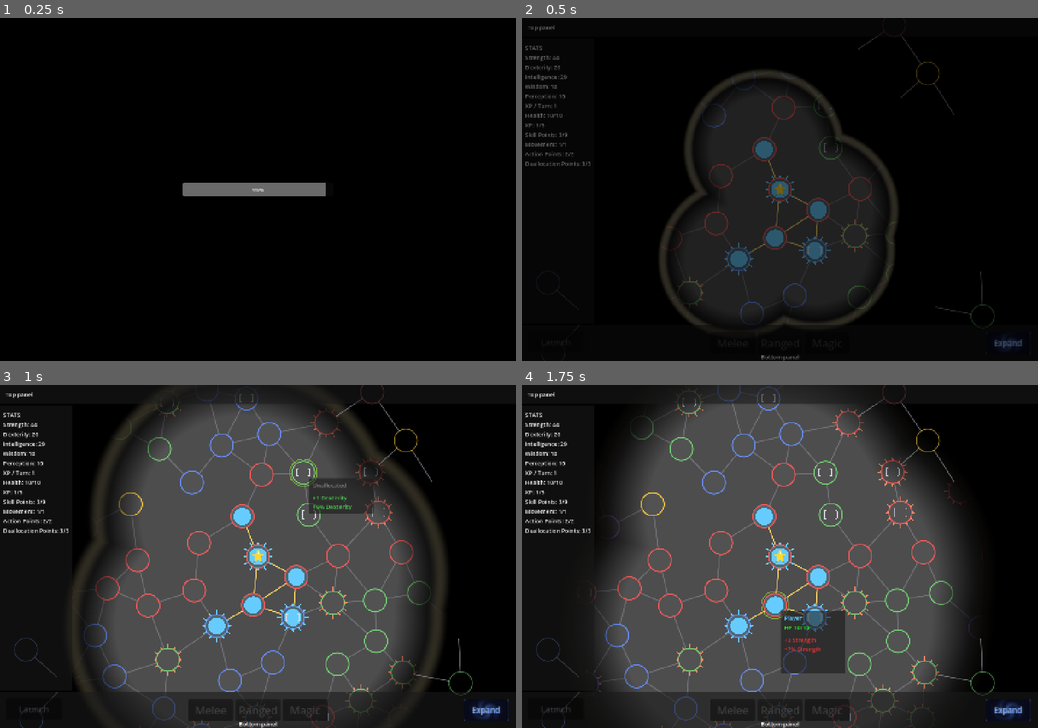
Above: before the commit, frames 1-4 (two rows, left to right).
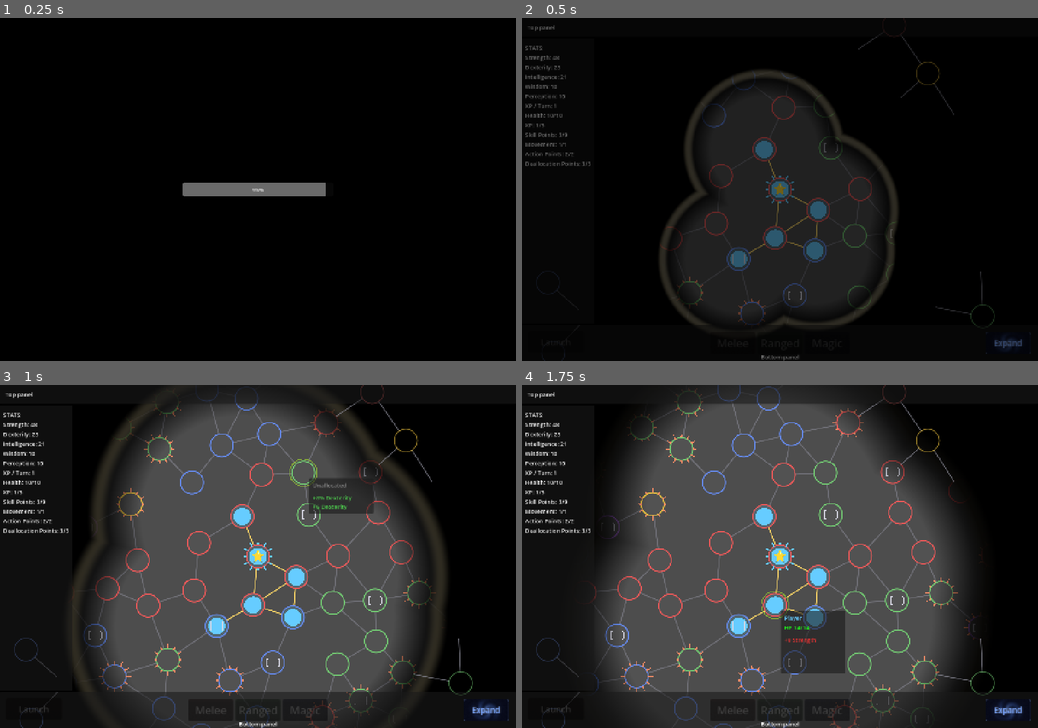
Above: after the commit, the same moments.

Repository: Koaieus/skill-tree-of-life
Game: Godot game, scene res://scenes/first_level_sandbox.tscn
Two runs of this game, one before a commit and one after it. Both use one fixed random seed, a clock stepped at 60 frames per second and the inputs below. This scene is started directly instead of the project's main scene.
Inputs (mouse positions are in pixels of both pictures, inside the frame that each line leads up to):
- Up to frame 1 (0.25 s): no input
- Up to frame 2 (0.5 s): no input
- Up to frame 3 (1 s): tap Enter at 0.5 s; drag from (258, 556) to (304, 474) at 0.52 s
- Up to frame 4 (1.75 s): drag from (862, 556) to (774, 604) at 1.27 s

Frame 1 is identical in both runs. In frame 2, 0.2% of the frame differs, in the area x 6-72%, y 11-90%; in frame 3, 0.7%; in frame 4, 0.7%, in the area x 6-88%, y 2-100%.

Commit message:
tune(procgen): boost high-tier weights so affordable big rolls dominate
Old curves had T5 at weight 0.2 vs T1 at 10 — top tier was unreachable in
practice even on rim nodes with budget to spare. New curves track cost:

  T1   cost  1   weight  3
  T2   cost  3   weight  5
  T3   cost  9   weight 10
  T4   cost 27   weight 20
  T5   cost 81   weight 30

A high-budget node now mostly picks T4-T5 in its first slot; what budget
remains naturally feeds smaller slots. Low-budget nodes are unchanged
mechanically (only T1 affordable, weight irrelevant when uncontested).

Applied to all PRIMARY pools across strength / dexterity / intelligence /
wisdom / perception, plus defensive and the in-pack mana/mana_per_turn/
xp_per_turn pools. INT INCREASE negative tiers kept at original weights
(0.3/0.8/2.5) — they're the spice, not boosted with positives.

Co-Authored-By: Claude Opus 4.7 <noreply@anthropic.com>

Diff:
--- a/procgen/pools/defensive.tres
+++ b/procgen/pools/defensive.tres
@@ -1,13 +1,15 @@
-[gd_resource type="Resource" script_class="StatPack" format=3 uid="uid://cjqtijp5jtwdb"]
+[gd_resource type="Resource" script_class="StatPack" load_steps=13 format=3 uid="uid://cjqtijp5jtwdb"]
 
-[ext_resource type="Script" uid="uid://dpmnanm11yp8" path="res://procgen/pools/stat_pack.gd" id="1_sp"]
-[ext_resource type="Script" uid="uid://dyuijs3vfl8j8" path="res://procgen/pools/tier_pool.gd" id="2_tp"]
-[ext_resource type="Script" uid="uid://cf6t6jrkg5k23" path="res://procgen/pools/tier_def.gd" id="3_td"]
+[ext_resource type="Script" path="res://procgen/pools/stat_pack.gd" id="1_sp"]
+[ext_resource type="Script" path="res://procgen/pools/tier_pool.gd" id="2_tp"]
+[ext_resource type="Script" path="res://procgen/pools/tier_def.gd" id="3_td"]
 
 [sub_resource type="Resource" id="nh_ab_t1"]
 script = ExtResource("3_td")
+tier = 1
 value_range = Vector2(2, 4)
-weight = 8.0
+cost = 1
+weight = 3.0
 extra_tags = Array[StringName]([&"tier_1", &"common"])
 
 [sub_resource type="Resource" id="nh_ab_t2"]
@@ -15,7 +17,7 @@
 tier = 2
 value_range = Vector2(5, 8)
 cost = 3
-weight = 3.0
+weight = 5.0
 extra_tags = Array[StringName]([&"tier_2"])
 
 [sub_resource type="Resource" id="nh_ab"]
@@ -27,9 +29,10 @@
 
 [sub_resource type="Resource" id="nh_inc_t1"]
 script = ExtResource("3_td")
+tier = 1
 value_range = Vector2(10, 20)
 cost = 2
-weight = 4.0
+weight = 3.0
 extra_tags = Array[StringName]([&"tier_1", &"common"])
 
 [sub_resource type="Resource" id="nh_inc_t2"]
@@ -37,6 +40,7 @@
 tier = 2
 value_range = Vector2(30, 50)
 cost = 6
+weight = 5.0
 extra_tags = Array[StringName]([&"tier_2"])
 
 [sub_resource type="Resource" id="nh_inc"]
@@ -49,6 +53,7 @@
 
 [sub_resource type="Resource" id="ar_t1"]
 script = ExtResource("3_td")
+tier = 1
 value_range = Vector2(1, 2)
 cost = 3
 weight = 3.0
@@ -59,6 +64,7 @@
 tier = 2
 value_range = Vector2(3, 5)
 cost = 9
+weight = 6.0
 extra_tags = Array[StringName]([&"tier_2"])
 
 [sub_resource type="Resource" id="ar_t3"]
@@ -66,7 +72,7 @@
 tier = 3
 value_range = Vector2(6, 10)
 cost = 27
-weight = 0.2
+weight = 8.0
 extra_tags = Array[StringName]([&"tier_3", &"rare"])
 
 [sub_resource type="Resource" id="ar"]
--- a/procgen/pools/dexterity.tres
+++ b/procgen/pools/dexterity.tres
@@ -1,13 +1,15 @@
-[gd_resource type="Resource" script_class="StatPack" format=3 uid="uid://cp43eydkqykkg"]
+[gd_resource type="Resource" script_class="StatPack" load_steps=14 format=3 uid="uid://cp43eydkqykkg"]
 
-[ext_resource type="Script" uid="uid://dpmnanm11yp8" path="res://procgen/pools/stat_pack.gd" id="1_sp"]
-[ext_resource type="Script" uid="uid://dyuijs3vfl8j8" path="res://procgen/pools/tier_pool.gd" id="2_tp"]
-[ext_resource type="Script" uid="uid://cf6t6jrkg5k23" path="res://procgen/pools/tier_def.gd" id="3_td"]
+[ext_resource type="Script" path="res://procgen/pools/stat_pack.gd" id="1_sp"]
+[ext_resource type="Script" path="res://procgen/pools/tier_pool.gd" id="2_tp"]
+[ext_resource type="Script" path="res://procgen/pools/tier_def.gd" id="3_td"]
 
 [sub_resource type="Resource" id="ab_t1"]
 script = ExtResource("3_td")
+tier = 1
 value_range = Vector2(1, 3)
-weight = 10.0
+cost = 1
+weight = 3.0
 extra_tags = Array[StringName]([&"tier_1", &"common"])
 
 [sub_resource type="Resource" id="ab_t2"]
@@ -15,7 +17,7 @@
 tier = 2
 value_range = Vector2(5, 9)
 cost = 3
-weight = 6.0
+weight = 5.0
 extra_tags = Array[StringName]([&"tier_2"])
 
 [sub_resource type="Resource" id="ab_t3"]
@@ -23,7 +25,7 @@
 tier = 3
 value_range = Vector2(15, 25)
 cost = 9
-weight = 3.0
+weight = 10.0
 extra_tags = Array[StringName]([&"tier_3"])
 
 [sub_resource type="Resource" id="ab_t4"]
@@ -31,6 +33,7 @@
 tier = 4
 value_range = Vector2(40, 80)
 cost = 27
+weight = 20.0
 extra_tags = Array[StringName]([&"tier_4"])
 
 [sub_resource type="Resource" id="ab_t5"]
@@ -38,7 +41,7 @@
 tier = 5
 value_range = Vector2(150, 250)
 cost = 81
-weight = 0.2
+weight = 30.0
 extra_tags = Array[StringName]([&"tier_5", &"rare"])
 
 [sub_resource type="Resource" id="ab"]
@@ -50,9 +53,10 @@
 
 [sub_resource type="Resource" id="inc_t1"]
 script = ExtResource("3_td")
+tier = 1
 value_range = Vector2(5, 10)
 cost = 2
-weight = 6.0
+weight = 3.0
 extra_tags = Array[StringName]([&"tier_1", &"common"])
 
 [sub_resource type="Resource" id="inc_t2"]
@@ -60,7 +64,7 @@
 tier = 2
 value_range = Vector2(15, 25)
 cost = 6
-weight = 3.0
+weight = 6.0
 extra_tags = Array[StringName]([&"tier_2"])
 
 [sub_resource type="Resource" id="inc_t3"]
@@ -68,6 +72,7 @@
 tier = 3
 value_range = Vector2(40, 60)
 cost = 18
+weight = 12.0
 extra_tags = Array[StringName]([&"tier_3"])
 
 [sub_resource type="Resource" id="inc"]
@@ -80,9 +85,10 @@
 
 [sub_resource type="Resource" id="mul_t1"]
 script = ExtResource("3_td")
+tier = 1
 value_range = Vector2(1.2, 1.3)
 cost = 30
-weight = 2.0
+weight = 3.0
 extra_tags = Array[StringName]([&"tier_1"])
 
 [sub_resource type="Resource" id="mul_t2"]
@@ -90,7 +96,7 @@
 tier = 2
 value_range = Vector2(1.5, 1.7)
 cost = 90
-weight = 0.5
+weight = 2.0
 extra_tags = Array[StringName]([&"tier_2", &"rare"])
 
 [sub_resource type="Resource" id="mul"]
--- a/procgen/pools/intelligence.tres
+++ b/procgen/pools/intelligence.tres
@@ -1,13 +1,15 @@
-[gd_resource type="Resource" script_class="StatPack" format=3 uid="uid://cqm1leist0wqk"]
-
-[ext_resource type="Script" uid="uid://dpmnanm11yp8" path="res://procgen/pools/stat_pack.gd" id="1_sp"]
-[ext_resource type="Script" uid="uid://dyuijs3vfl8j8" path="res://procgen/pools/tier_pool.gd" id="2_tp"]
-[ext_resource type="Script" uid="uid://cf6t6jrkg5k23" path="res://procgen/pools/tier_def.gd" id="3_td"]
+[gd_resource type="Resource" script_class="StatPack" load_steps=29 format=3 uid="uid://cqm1leist0wqk"]
+
+[ext_resource type="Script" path="res://procgen/pools/stat_pack.gd" id="1_sp"]
+[ext_resource type="Script" path="res://procgen/pools/tier_pool.gd" id="2_tp"]
+[ext_resource type="Script" path="res://procgen/pools/tier_def.gd" id="3_td"]
 
 [sub_resource type="Resource" id="ab_t1"]
 script = ExtResource("3_td")
+tier = 1
 value_range = Vector2(1, 3)
-weight = 10.0
+cost = 1
+weight = 3.0
 extra_tags = Array[StringName]([&"tier_1", &"common"])
 
 [sub_resource type="Resource" id="ab_t2"]
@@ -15,7 +17,7 @@
 tier = 2
 value_range = Vector2(5, 9)
 cost = 3
-weight = 6.0
+weight = 5.0
 extra_tags = Array[StringName]([&"tier_2"])
 
 [sub_resource type="Resource" id="ab_t3"]
@@ -23,7 +25,7 @@
 tier = 3
 value_range = Vector2(15, 25)
 cost = 9
-weight = 3.0
+weight = 10.0
 extra_tags = Array[StringName]([&"tier_3"])
 
 [sub_resource type="Resource" id="ab_t4"]
@@ -31,6 +33,7 @@
 tier = 4
 value_range = Vector2(40, 80)
 cost = 27
+weight = 20.0
 extra_tags = Array[StringName]([&"tier_4"])
 
 [sub_resource type="Resource" id="ab_t5"]
@@ -38,7 +41,7 @@
 tier = 5
 value_range = Vector2(200, 350)
 cost = 81
-weight = 0.3
+weight = 30.0
 extra_tags = Array[StringName]([&"tier_5", &"rare"])
 
 [sub_resource type="Resource" id="ab"]
@@ -52,6 +55,7 @@
 script = ExtResource("3_td")
 tier = -3
 value_range = Vector2(-10, -10)
+cost = 1
 weight = 0.3
 extra_tags = Array[StringName]([&"common"])
 
@@ -59,6 +63,7 @@
 script = ExtResource("3_td")
 tier = -2
 value_range = Vector2(-5, -5)
+cost = 1
 weight = 0.8
 extra_tags = Array[StringName]([&"common"])
 
@@ -66,11 +71,13 @@
 script = ExtResource("3_td")
 tier = -1
 value_range = Vector2(-3, -1)
+cost = 1
 weight = 2.5
 extra_tags = Array[StringName]([&"common"])
 
 [sub_resource type="Resource" id="inc_t1"]
 script = ExtResource("3_td")
+tier = 1
 value_range = Vector2(3, 7)
 cost = 2
 weight = 6.0
@@ -81,7 +88,7 @@
 tier = 2
 value_range = Vector2(10, 18)
 cost = 6
-weight = 3.0
+weight = 8.0
 extra_tags = Array[StringName]([&"tier_2"])
 
 [sub_resource type="Resource" id="inc_t3"]
@@ -89,6 +96,7 @@
 tier = 3
 value_range = Vector2(25, 40)
 cost = 18
+weight = 12.0
 extra_tags = Array[StringName]([&"tier_3"])
 
 [sub_resource type="Resource" id="inc"]
@@ -101,9 +109,10 @@
 
 [sub_resource type="Resource" id="mul_t1"]
 script = ExtResource("3_td")
+tier = 1
 value_range = Vector2(1.2, 1.3)
 cost = 25
-weight = 3.0
+weight = 4.0
 extra_tags = Array[StringName]([&"tier_1"])
 
 [sub_resource type="Resource" id="mul_t2"]
@@ -111,6 +120,7 @@
 tier = 2
 value_range = Vector2(1.5, 1.7)
 cost = 75
+weight = 3.0
 extra_tags = Array[StringName]([&"tier_2", &"rare"])
 
 [sub_resource type="Resource" id="mul"]
@@ -123,8 +133,10 @@
 
 [sub_resource type="Resource" id="mn_ab_t1"]
 script = ExtResource("3_td")
+tier = 1
 value_range = Vector2(1, 2)
-weight = 8.0
+cost = 1
+weight = 3.0
 extra_tags = Array[StringName]([&"tier_1", &"common", &"magic"])
 
 [sub_resource type="Resource" id="mn_ab_t2"]
@@ -132,7 +144,7 @@
 tier = 2
 value_range = Vector2(3, 5)
 cost = 3
-weight = 4.0
+weight = 5.0
 extra_tags = Array[StringName]([&"tier_2", &"magic"])
 
 [sub_resource type="Resource" id="mn_ab_t3"]
@@ -140,7 +152,7 @@
 tier = 3
 value_range = Vector2(6, 10)
 cost = 9
-weight = 1.5
+weight = 8.0
 extra_tags = Array[StringName]([&"tier_3", &"magic"])
 
 [sub_resource type="Resource" id="mn_ab_t4"]
@@ -148,7 +160,7 @@
 tier = 4
 value_range = Vector2(15, 25)
 cost = 27
-weight = 0.3
+weight = 12.0
 extra_tags = Array[StringName]([&"tier_4", &"rare", &"magic"])
 
 [sub_resource type="Resource" id="mn_ab"]
@@ -160,7 +172,10 @@
 
 [sub_resource type="Resource" id="mpt_ab_t1"]
 script = ExtResource("3_td")
-weight = 6.0
+tier = 1
+value_range = Vector2(1, 1)
+cost = 1
+weight = 3.0
 extra_tags = Array[StringName]([&"tier_1", &"common", &"magic"])
 
 [sub_resource type="Resource" id="mpt_ab_t2"]
@@ -168,7 +183,7 @@
 tier = 2
 value_range = Vector2(2, 2)
 cost = 4
-weight = 2.0
+weight = 5.0
 extra_tags = Array[StringName]([&"tier_2", &"magic"])
 
 [sub_resource type="Resource" id="mpt_ab_t3"]
@@ -176,7 +191,7 @@
 tier = 3
 value_range = Vector2(3, 3)
 cost = 12
-weight = 0.5
+weight = 7.0
 extra_tags = Array[StringName]([&"tier_3", &"rare", &"magic"])
 
 [sub_resource type="Resource" id="mpt_ab"]
--- a/procgen/pools/perception.tres
+++ b/procgen/pools/perception.tres
@@ -1,13 +1,15 @@
-[gd_resource type="Resource" script_class="StatPack" format=3 uid="uid://d4snnstdg2xj"]
+[gd_resource type="Resource" script_class="StatPack" load_steps=27 format=3 uid="uid://d4snnstdg2xj"]
 
-[ext_resource type="Script" uid="uid://dpmnanm11yp8" path="res://procgen/pools/stat_pack.gd" id="1_sp"]
-[ext_resource type="Script" uid="uid://dyuijs3vfl8j8" path="res://procgen/pools/tier_pool.gd" id="2_tp"]
-[ext_resource type="Script" uid="uid://cf6t6jrkg5k23" path="res://procgen/pools/tier_def.gd" id="3_td"]
+[ext_resource type="Script" path="res://procgen/pools/stat_pack.gd" id="1_sp"]
+[ext_resource type="Script" path="res://procgen/pools/tier_pool.gd" id="2_tp"]
+[ext_resource type="Script" path="res://procgen/pools/tier_def.gd" id="3_td"]
 
 [sub_resource type="Resource" id="ab_t1"]
 script = ExtResource("3_td")
+tier = 1
 value_range = Vector2(1, 3)
-weight = 10.0
+cost = 1
+weight = 3.0
 extra_tags = Array[StringName]([&"tier_1", &"common"])
 
 [sub_resource type="Resource" id="ab_t2"]
@@ -15,7 +17,7 @@
 tier = 2
 value_range = Vector2(5, 9)
 cost = 3
-weight = 6.0
+weight = 5.0
 extra_tags = Array[StringName]([&"tier_2"])
 
 [sub_resource type="Resource" id="ab_t3"]
@@ -23,7 +25,7 @@
 tier = 3
 value_range = Vector2(15, 25)
 cost = 9
-weight = 3.0
+weight = 10.0
 extra_tags = Array[StringName]([&"tier_3"])
 
 [sub_resource type="Resource" id="ab_t4"]
@@ -31,6 +33,7 @@
 tier = 4
 value_range = Vector2(40, 80)
 cost = 27
+weight = 18.0
 extra_tags = Array[StringName]([&"tier_4"])
 
 [sub_resource type="Resource" id="ab"]
@@ -42,9 +45,10 @@
 
 [sub_resource type="Resource" id="inc_t1"]
 script = ExtResource("3_td")
+tier = 1
 value_range = Vector2(5, 10)
 cost = 2
-weight = 6.0
+weight = 3.0
 extra_tags = Array[StringName]([&"tier_1", &"common"])
 
 [sub_resource type="Resource" id="inc_t2"]
@@ -52,7 +56,7 @@
 tier = 2
 value_range = Vector2(15, 25)
 cost = 6
-weight = 3.0
+weight = 6.0
 extra_tags = Array[StringName]([&"tier_2"])
 
 [sub_resource type="Resource" id="inc"]
@@ -65,9 +69,10 @@
 
 [sub_resource type="Resource" id="vr_inc_t1"]
 script = ExtResource("3_td")
+tier = 1
 value_range = Vector2(5, 10)
 cost = 2
-weight = 8.0
+weight = 3.0
 extra_tags = Array[StringName]([&"tier_1", &"common", &"vision", &"sense"])
 
 [sub_resource type="Resource" id="vr_inc_t2"]
@@ -75,7 +80,7 @@
 tier = 2
 value_range = Vector2(15, 25)
 cost = 6
-weight = 4.0
+weight = 6.0
 extra_tags = Array[StringName]([&"tier_2", &"vision", &"sense"])
 
 [sub_resource type="Resource" id="vr_inc_t3"]
@@ -83,6 +88,7 @@
 tier = 3
 value_range = Vector2(40, 60)
 cost = 18
+weight = 10.0
 extra_tags = Array[StringName]([&"tier_3", &"vision", &"sense"])
 
 [sub_resource type="Resource" id="vr_inc"]
@@ -95,6 +101,7 @@
 
 [sub_resource type="Resource" id="vr_bn_t1"]
 script = ExtResource("3_td")
+tier = 1
 value_range = Vector2(5, 15)
 cost = 4
 weight = 3.0
@@ -105,6 +112,7 @@
 tier = 2
 value_range = Vector2(20, 40)
 cost = 12
+weight = 5.0
 extra_tags = Array[StringName]([&"tier_2", &"vision", &"sense"])
 
 [sub_resource type="Resource" id="vr_bn"]
@@ -117,6 +125,8 @@
 
 [sub_resource type="Resource" id="sr_t1"]
 script = ExtResource("3_td")
+tier = 1
+value_range = Vector2(1, 1)
 cost = 4
 weight = 3.0
 extra_tags = Array[StringName]([&"tier_1", &"sense", &"vision"])
@@ -126,6 +136,7 @@
 tier = 2
 value_range = Vector2(2, 2)
 cost = 12
+weight = 5.0
 extra_tags = Array[StringName]([&"tier_2", &"sense", &"vision"])
 
 [sub_resource type="Resource" id="sr_t3"]
@@ -133,7 +144,7 @@
 tier = 3
 value_range = Vector2(3, 3)
 cost = 30
-weight = 0.2
+weight = 6.0
 extra_tags = Array[StringName]([&"tier_3", &"rare", &"sense", &"vision"])
 
 [sub_resource type="Resource" id="sr"]
--- a/procgen/pools/strength.tres
+++ b/procgen/pools/strength.tres
@@ -1,13 +1,15 @@
-[gd_resource type="Resource" script_class="StatPack" format=3 uid="uid://wh7nbvd6l5kp"]
+[gd_resource type="Resource" script_class="StatPack" load_steps=14 format=3 uid="uid://wh7nbvd6l5kp"]
 
-[ext_resource type="Script" uid="uid://dpmnanm11yp8" path="res://procgen/pools/stat_pack.gd" id="1_sp"]
-[ext_resource type="Script" uid="uid://dyuijs3vfl8j8" path="res://procgen/pools/tier_pool.gd" id="2_tp"]
-[ext_resource type="Script" uid="uid://cf6t6jrkg5k23" path="res://procgen/pools/tier_def.gd" id="3_td"]
+[ext_resource type="Script" path="res://procgen/pools/stat_pack.gd" id="1_sp"]
+[ext_resource type="Script" path="res://procgen/pools/tier_pool.gd" id="2_tp"]
+[ext_resource type="Script" path="res://procgen/pools/tier_def.gd" id="3_td"]
 
 [sub_resource type="Resource" id="ab_t1"]
 script = ExtResource("3_td")
+tier = 1
 value_range = Vector2(1, 3)
-weight = 10.0
+cost = 1
+weight = 3.0
 extra_tags = Array[StringName]([&"tier_1", &"common"])
 
 [sub_resource type="Resource" id="ab_t2"]
@@ -15,7 +17,7 @@
 tier = 2
 value_range = Vector2(5, 9)
 cost = 3
-weight = 6.0
+weight = 5.0
 extra_tags = Array[StringName]([&"tier_2"])
 
 [sub_resource type="Resource" id="ab_t3"]
@@ -23,7 +25,7 @@
 tier = 3
 value_range = Vector2(15, 25)
 cost = 9
-weight = 3.0
+weight = 10.0
 extra_tags = Array[StringName]([&"tier_3"])
 
 [sub_resource type="Resource" id="ab_t4"]
@@ -31,6 +33,7 @@
 tier = 4
 value_range = Vector2(40, 80)
 cost = 27
+weight = 20.0
 extra_tags = Array[StringName]([&"tier_4"])
 
 [sub_resource type="Resource" id="ab_t5"]
@@ -38,7 +41,7 @@
 tier = 5
 value_range = Vector2(150, 250)
 cost = 81
-weight = 0.2
+weight = 30.0
 extra_tags = Array[StringName]([&"tier_5", &"rare"])
 
 [sub_resource type="Resource" id="ab"]
@@ -50,9 +53,10 @@
 
 [sub_resource type="Resource" id="inc_t1"]
 script = ExtResource("3_td")
+tier = 1
 value_range = Vector2(5, 10)
 cost = 2
-weight = 6.0
+weight = 3.0
 extra_tags = Array[StringName]([&"tier_1", &"common"])
 
 [sub_resource type="Resource" id="inc_t2"]
@@ -60,7 +64,7 @@
 tier = 2
 value_range = Vector2(15, 25)
 cost = 6
-weight = 3.0
+weight = 6.0
 extra_tags = Array[StringName]([&"tier_2"])
 
 [sub_resource type="Resource" id="inc_t3"]
@@ -68,6 +72,7 @@
 tier = 3
 value_range = Vector2(40, 60)
 cost = 18
+weight = 12.0
 extra_tags = Array[StringName]([&"tier_3"])
 
 [sub_resource type="Resource" id="inc"]
@@ -80,9 +85,10 @@
 
 [sub_resource type="Resource" id="mul_t1"]
 script = ExtResource("3_td")
+tier = 1
 value_range = Vector2(1.2, 1.3)
 cost = 30
-weight = 2.0
+weight = 3.0
 extra_tags = Array[StringName]([&"tier_1"])
 
 [sub_resource type="Resource" id="mul_t2"]
@@ -90,7 +96,7 @@
 tier = 2
 value_range = Vector2(1.5, 1.7)
 cost = 90
-weight = 0.5
+weight = 2.0
 extra_tags = Array[StringName]([&"tier_2", &"rare"])
 
 [sub_resource type="Resource" id="mul"]
--- a/procgen/pools/wisdom.tres
+++ b/procgen/pools/wisdom.tres
@@ -1,13 +1,15 @@
-[gd_resource type="Resource" script_class="StatPack" format=3 uid="uid://ctk37d7fbfhud"]
+[gd_resource type="Resource" script_class="StatPack" load_steps=27 format=3 uid="uid://ctk37d7fbfhud"]
 
-[ext_resource type="Script" uid="uid://dpmnanm11yp8" path="res://procgen/pools/stat_pack.gd" id="1_sp"]
-[ext_resource type="Script" uid="uid://dyuijs3vfl8j8" path="res://procgen/pools/tier_pool.gd" id="2_tp"]
-[ext_resource type="Script" uid="uid://cf6t6jrkg5k23" path="res://procgen/pools/tier_def.gd" id="3_td"]
+[ext_resource type="Script" path="res://procgen/pools/stat_pack.gd" id="1_sp"]
+[ext_resource type="Script" path="res://procgen/pools/tier_pool.gd" id="2_tp"]
+[ext_resource type="Script" path="res://procgen/pools/tier_def.gd" id="3_td"]
 
 [sub_resource type="Resource" id="ab_t1"]
 script = ExtResource("3_td")
+tier = 1
 value_range = Vector2(1, 3)
-weight = 10.0
+cost = 1
+weight = 3.0
 extra_tags = Array[StringName]([&"tier_1", &"common"])
 
 [sub_resource type="Resource" id="ab_t2"]
@@ -15,7 +17,7 @@
 tier = 2
 value_range = Vector2(5, 9)
 cost = 3
-weight = 6.0
+weight = 5.0
 extra_tags = Array[StringName]([&"tier_2"])
 
 [sub_resource type="Resource" id="ab_t3"]
@@ -23,7 +25,7 @@
 tier = 3
 value_range = Vector2(15, 25)
 cost = 9
-weight = 3.0
+weight = 10.0
 extra_tags = Array[StringName]([&"tier_3"])
 
 [sub_resource type="Resource" id="ab_t4"]
@@ -31,6 +33,7 @@
 tier = 4
 value_range = Vector2(40, 80)
 cost = 27
+weight = 20.0
 extra_tags = Array[StringName]([&"tier_4"])
 
 [sub_resource type="Resource" id="ab_t5"]
@@ -38,7 +41,7 @@
 tier = 5
 value_range = Vector2(150, 250)
 cost = 81
-weight = 0.2
+weight = 30.0
 extra_tags = Array[StringName]([&"tier_5", &"rare"])
 
 [sub_resource type="Resource" id="ab"]
@@ -50,9 +53,10 @@
 
 [sub_resource type="Resource" id="inc_t1"]
 script = ExtResource("3_td")
+tier = 1
 value_range = Vector2(5, 10)
 cost = 2
-weight = 6.0
+weight = 3.0
 extra_tags = Array[StringName]([&"tier_1", &"common"])
 
 [sub_resource type="Resource" id="inc_t2"]
@@ -60,7 +64,7 @@
 tier = 2
 value_range = Vector2(15, 25)
 cost = 6
-weight = 3.0
+weight = 6.0
 extra_tags = Array[StringName]([&"tier_2"])
 
 [sub_resource type="Resource" id="inc_t3"]
@@ -68,6 +72,7 @@
 tier = 3
 value_range = Vector2(40, 60)
 cost = 18
+weight = 12.0
 extra_tags = Array[StringName]([&"tier_3"])
 
 [sub_resource type="Resource" id="inc"]
@@ -80,9 +85,10 @@
 
 [sub_resource type="Resource" id="mul_t1"]
 script = ExtResource("3_td")
+tier = 1
 value_range = Vector2(1.2, 1.3)
 cost = 30
-weight = 2.0
+weight = 3.0
 extra_tags = Array[StringName]([&"tier_1"])
 
 [sub_resource type="Resource" id="mul_t2"]
@@ -90,7 +96,7 @@
 tier = 2
 value_range = Vector2(1.5, 1.7)
 cost = 90
-weight = 0.5
+weight = 2.0
 extra_tags = Array[StringName]([&"tier_2", &"rare"])
 
 [sub_resource type="Resource" id="mul"]
@@ -103,8 +109,10 @@
 
 [sub_resource type="Resource" id="xpt_ab_t1"]
 script = ExtResource("3_td")
+tier = 1
+value_range = Vector2(1, 1)
 cost = 2
-weight = 10.0
+weight = 3.0
 extra_tags = Array[StringName]([&"tier_1", &"common", &"xp_growth"])
 
 [sub_resource type="Resource" id="xpt_ab_t2"]
@@ -120,7 +128,7 @@
 tier = 3
 value_range = Vector2(3, 5)
 cost = 15
-weight = 2.0
+weight = 8.0
 extra_tags = Array[StringName]([&"tier_3", &"xp_growth"])
 
 [sub_resource type="Resource" id="xpt_ab_t4"]
@@ -128,7 +136,7 @@
 tier = 4
 value_range = Vector2(6, 10)
 cost = 40
-weight = 0.5
+weight = 12.0
 extra_tags = Array[StringName]([&"tier_4", &"rare", &"xp_growth"])
 
 [sub_resource type="Resource" id="xpt_ab"]
@@ -140,6 +148,7 @@
 
 [sub_resource type="Resource" id="xpt_inc_t1"]
 script = ExtResource("3_td")
+tier = 1
 value_range = Vector2(5, 10)
 cost = 4
 weight = 3.0
@@ -150,6 +159,7 @@
 tier = 2
 value_range = Vector2(15, 25)
 cost = 12
+weight = 5.0
 extra_tags = Array[StringName]([&"tier_2", &"xp_growth"])
 
 [sub_resource type="Resource" id="xpt_inc"]
